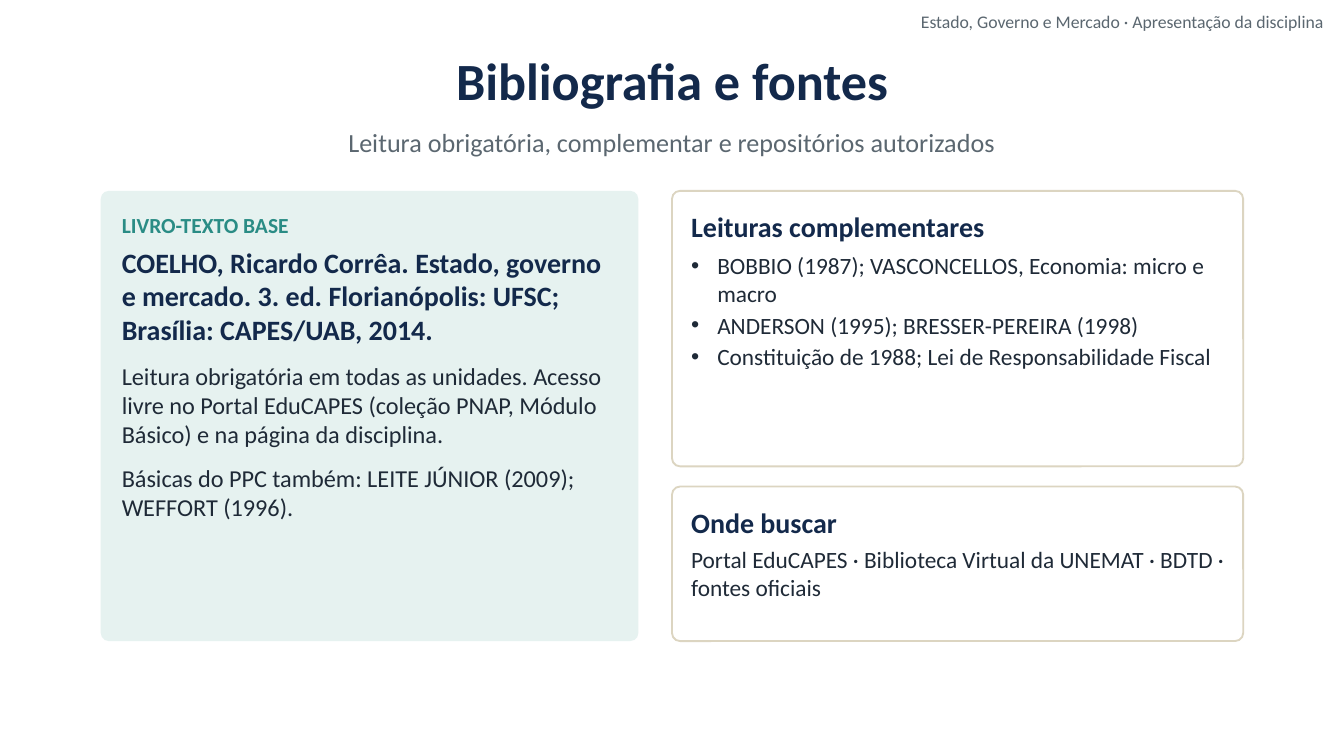
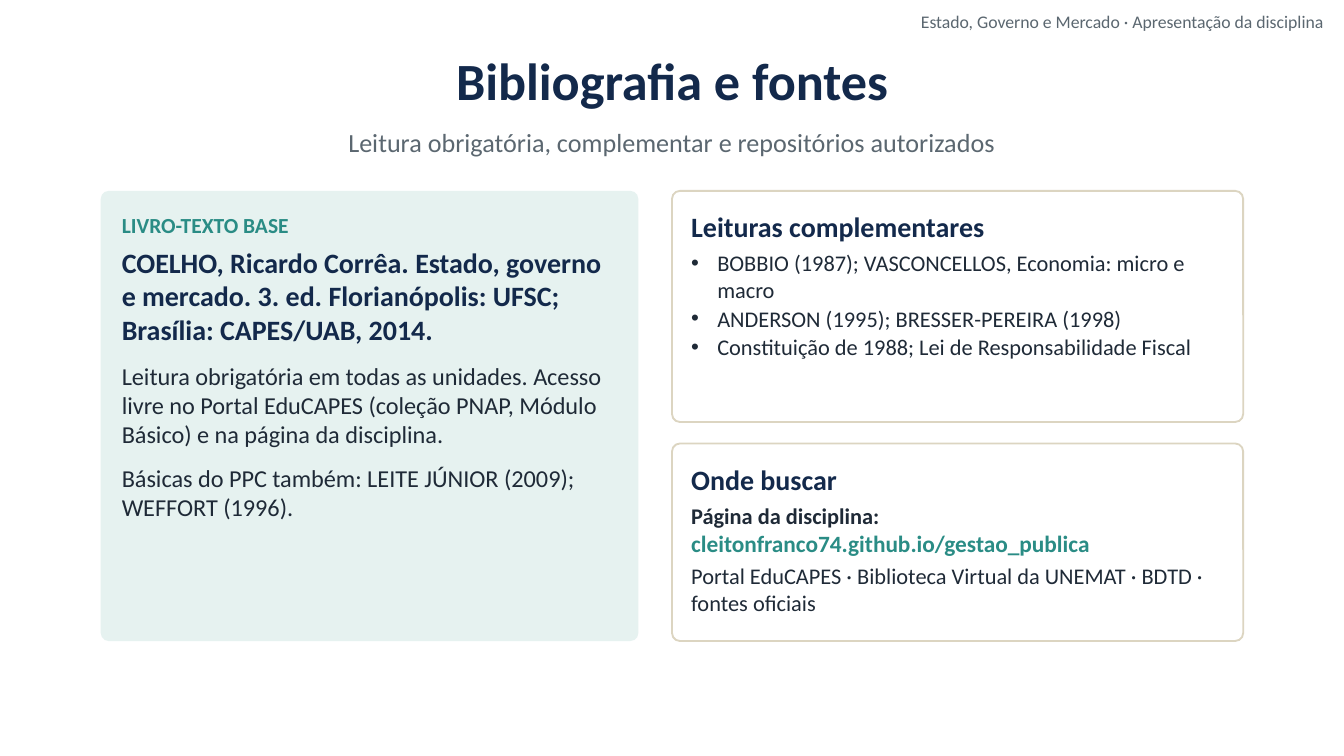
Before and after one commit to cleitonfranco74/gestao_publica, a slide deck: slide 7 of disciplina-01-estado-governo-mercado/materiais/00_Videoaula_de_Apresentacao.pptx. Drawn at 1344x756 pixels with LibreOffice and Linux fonts; fonts in the diff are those of the drawing; background and template pictures are left out. Boxes give left, top, right and bottom in pixels: in the first picture for what was removed or moved away, otherwise in the second. Text is boxed around its words. In the diff, an @@ line names an element or a change of style, - is before the commit and + after.

```diff
--- a/disciplina-01-estado-governo-mercado/materiais/00_Videoaula_de_Apresentacao.pptx
+++ b/disciplina-01-estado-governo-mercado/materiais/00_Videoaula_de_Apresentacao.pptx
@@ rounded rectangle "Leituras complementares": place and size @@
-rounded rectangle "Leituras complementares" at <box>672,191,1243,466</box>
+rounded rectangle "Leituras complementares" at <box>672,191,1243,422</box>
@@ rounded rectangle "Leituras complementares" at <box>672,191,1243,422</box>: size 12.5 to 12 pt in "BOBBIO (1987); VASCONCELLOS, Economia: micro e macro", "ANDERSON (1995); BRESSER-PEREIRA (1998)", "Constituição de 1988; Lei de Responsabilidade Fiscal"; less space between paragraphs; proportions changed @@
@@ rounded rectangle "Onde buscar": place and size @@
-rounded rectangle "Onde buscar" at <box>672,487,1243,641</box>
+rounded rectangle "Onde buscar" at <box>672,444,1243,641</box>
@@ rounded rectangle "Onde buscar" at <box>672,444,1243,641</box>: proportions changed @@
@@ text in rounded rectangle at <box>691,508,1089,556</box>: paragraphs added @@
+Página da disciplina:
+cleitonfranco74.github.io/gestao_publica
@@ text in rounded rectangle at <box>691,568,1192,611</box>: size 12.5 to 12 pt in "Portal EduCAPES · Biblioteca Virtual da UNEMAT ..." @@
```
Also in this commit, not shown: 5 other files.
